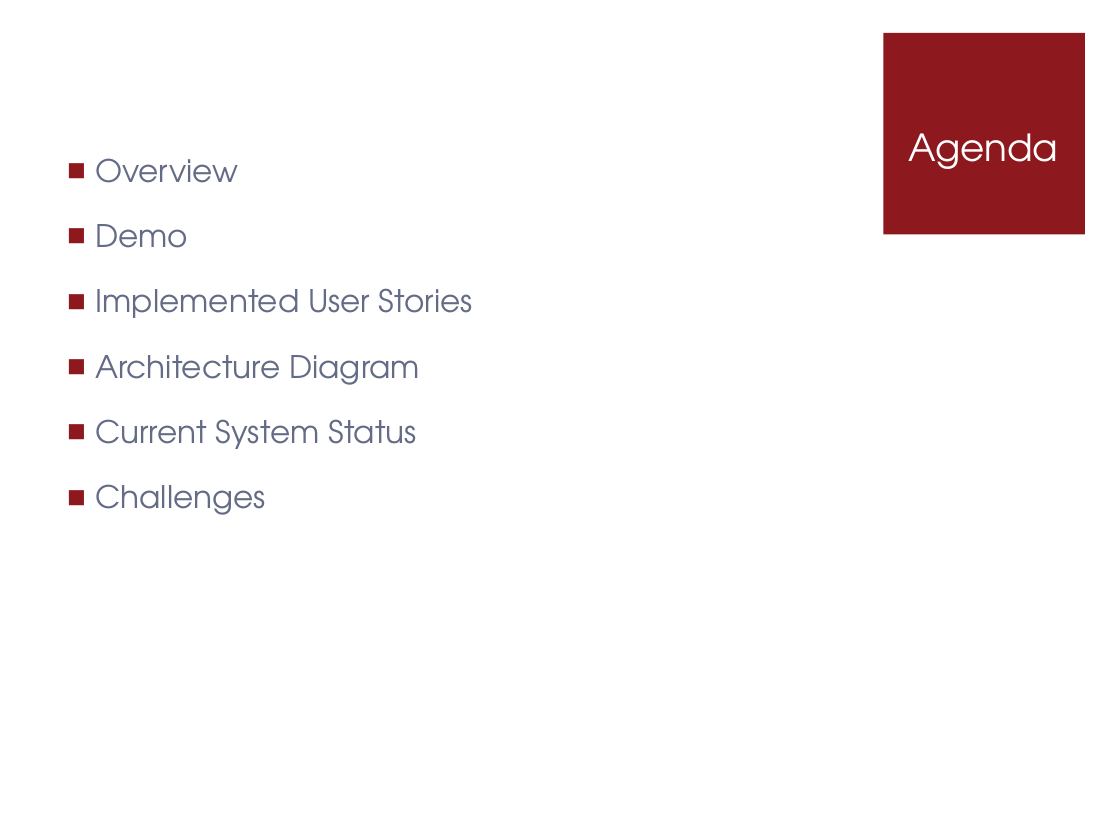
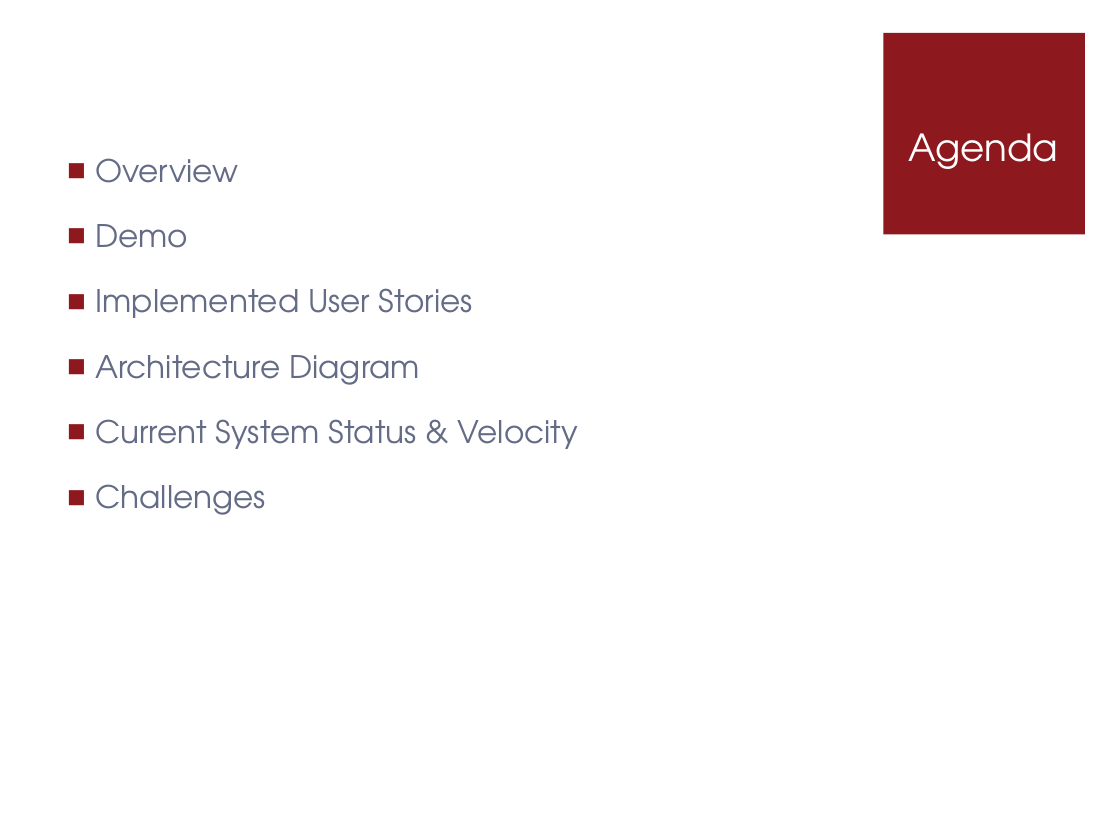
Before and after one commit to pganesan/schedu-elp, a slide deck: slide 3 of docs/Presentation_TeamGamma.pptx. Drawn at 1120x840 pixels with LibreOffice and Linux fonts; fonts in the diff are those of the drawing. Boxes give left, top, right and bottom in pixels: in the first picture for what was removed or moved away, otherwise in the second. Text is boxed around its words. In the diff, an @@ line names an element or a change of style, - is before the commit and + after.

```diff
--- a/docs/Presentation_TeamGamma.pptx
+++ b/docs/Presentation_TeamGamma.pptx
@@ text at [95, 419, 578, 449]: text changed @@
-■ Current System Status
+■ Current System Status & Velocity
```
Also in this commit, not shown: 2 other slides changed, 1 slide added, 1 slide removed.
